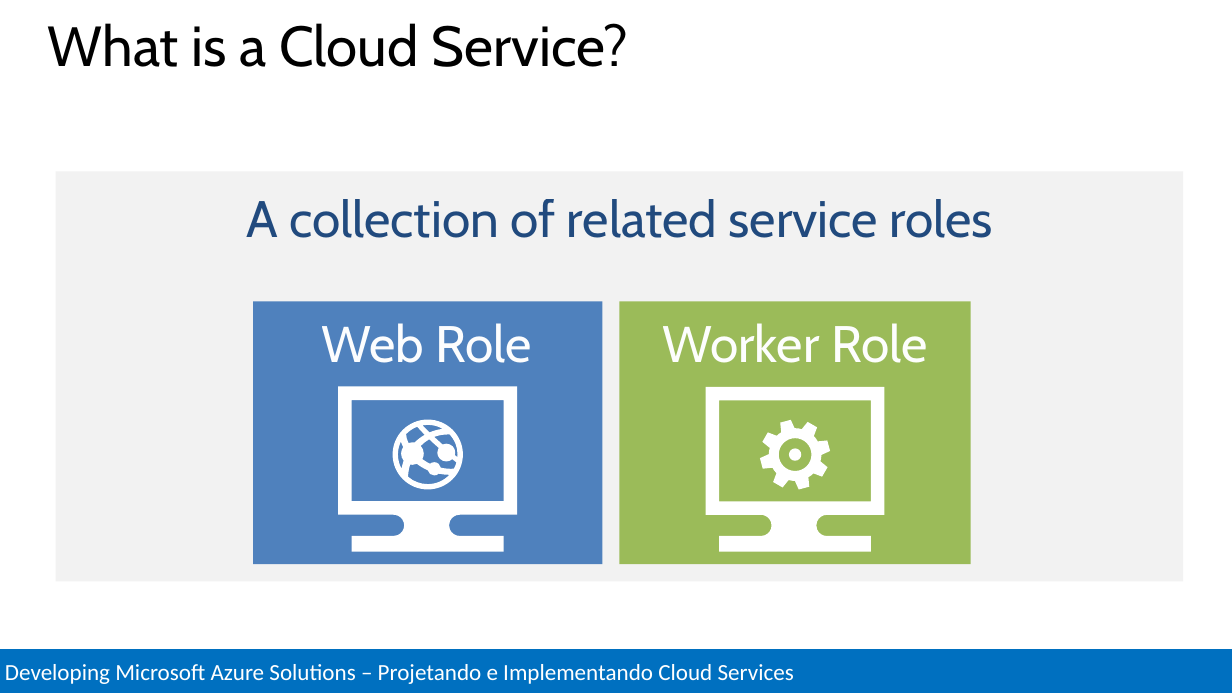
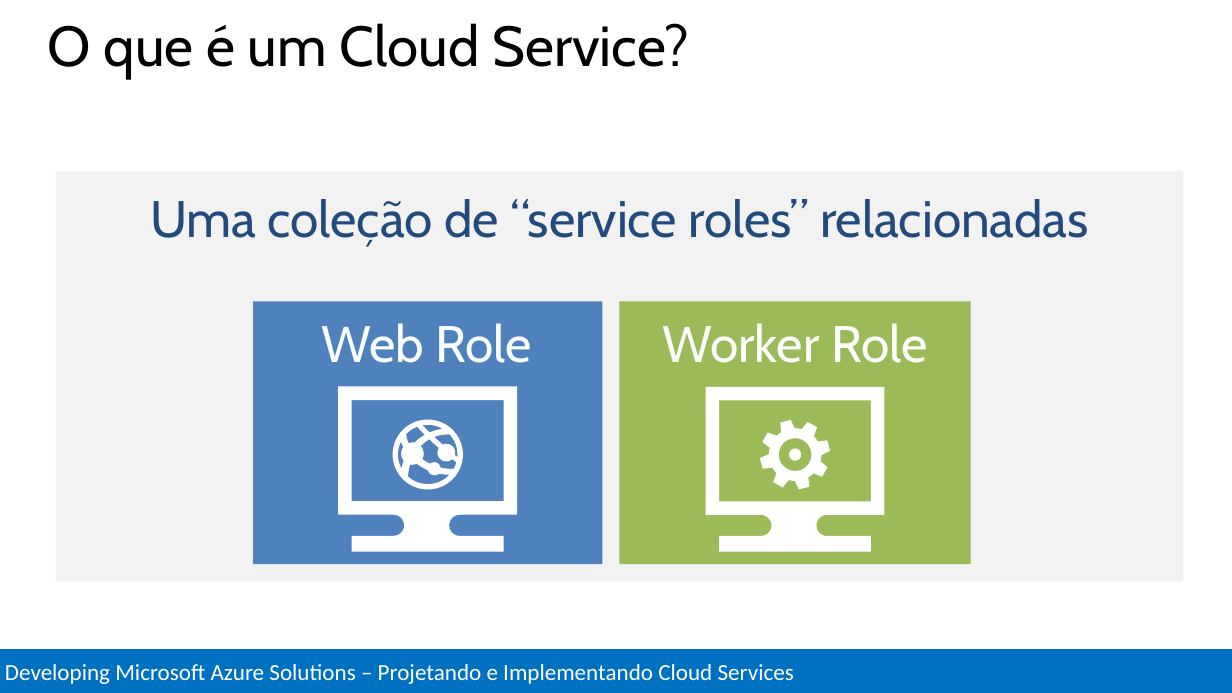
Before and after one commit to Evilazaro/MCSDAzureTraining, a slide deck: slide 7 of Design and Implement Cloud Services/Design and Implement Cloud Services.pptx. Drawn at 1232x693 pixels with LibreOffice and Linux fonts; fonts in the diff are those of the drawing. Boxes give left, top, right and bottom in pixels: in the first picture for what was removed or moved away, otherwise in the second. Text is boxed around its words. In the diff, an @@ line names an element or a change of style, - is before the commit and + after.

Commit message:
Tradução Arquitetura do Cloud Service

```diff
--- a/Design and Implement Cloud Services/Design and Implement Cloud Services.pptx
+++ b/Design and Implement Cloud Services/Design and Implement Cloud Services.pptx
@@ title at bbox=[48, 23, 689, 79]: text changed @@
-What is a Cloud Service?
+O que é um Cloud Service?
@@ text at bbox=[150, 199, 1089, 247]: text changed @@
-A collection of related service roles
+Uma coleção de “service roles” relacionadas
```
Also in this commit, not shown: 21 other slides changed, 1 slide added, 2 slides removed.
